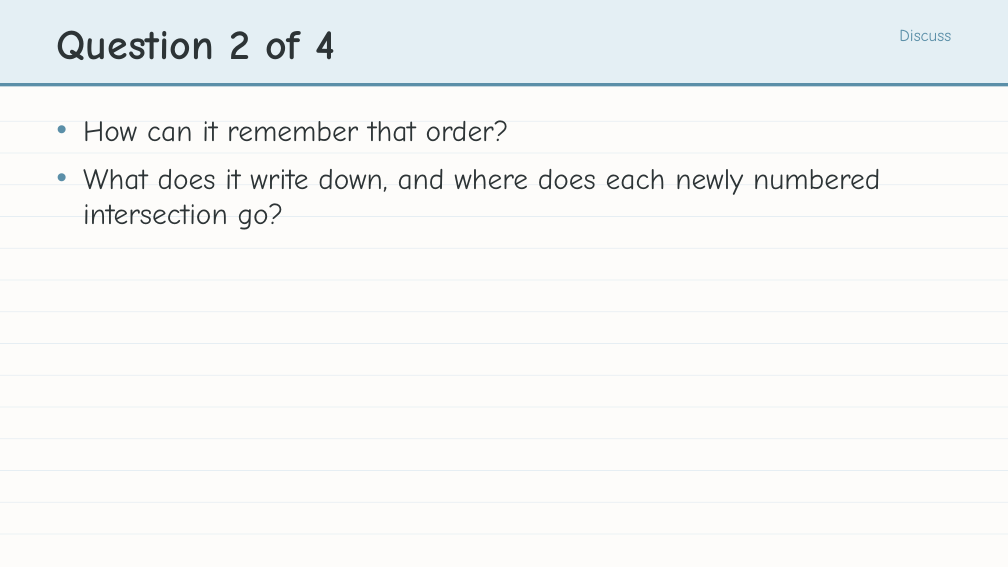
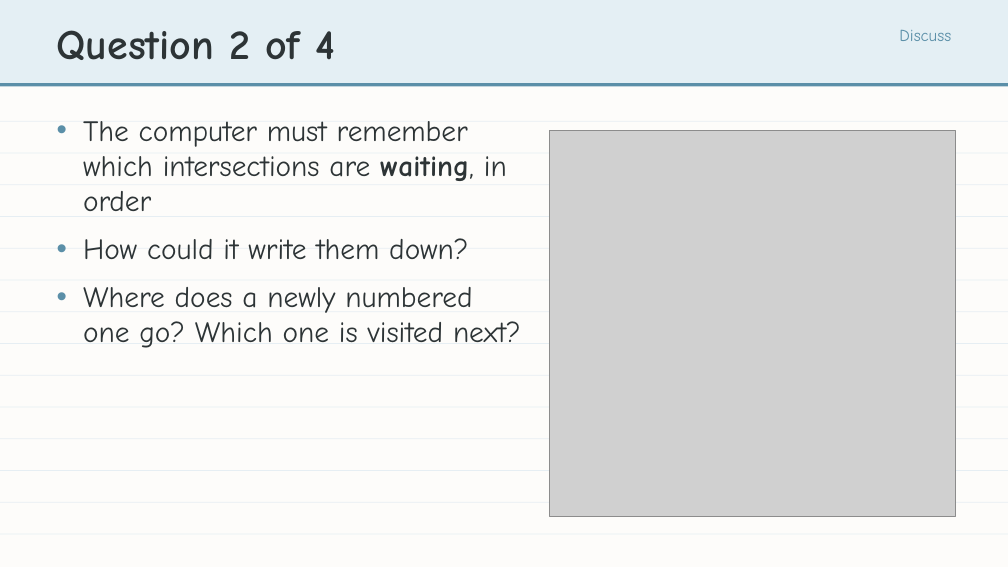
Before and after one commit to bradamiller/LearningPython, a slide deck: slide 18 of static/slides/module-05-pathfinding/module-5-lesson-02-finding-the-path.pptx. Drawn at 1008x567 pixels with LibreOffice and Linux fonts; fonts in the diff are those of the drawing; grey boxes stand for pictures. Boxes give left, top, right and bottom in pixels: in the first picture for what was removed or moved away, otherwise in the second. Text is boxed around its words. In the diff, an @@ line names an element or a change of style, - is before the commit and + after.

```diff
--- a/static/slides/module-05-pathfinding/module-5-lesson-02-finding-the-path.pptx
+++ b/static/slides/module-05-pathfinding/module-5-lesson-02-finding-the-path.pptx
@@ text at bbox=[83, 121, 521, 348]: text changed @@
-• How can it remember that order?
-• What does it write down, and where does each newly numbered intersection go?
+• The computer must remember which intersections are waiting, in order
+• How could it write them down?
+• Where does a newly numbered one go? Which one is visited next?
@@ picture added at bbox=[549, 130, 955, 516] @@
```
Also in this commit, not shown: 13 other slides changed, 20 other files.
